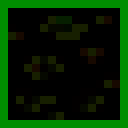
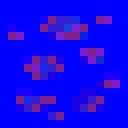
Layers edited between the first and the second 128 × 128 image:
painted on "hi" (1st of 3) over [8, 16, 120, 120]
painted on "mid" (1st of 3) over [24, 16, 96, 120]
painted on "low" (1st of 2) over [8, 16, 120, 112]
removed layer "Layer 1" over [0, 0, 128, 128]
hid "border", opacity 95% → 90%, painted on it over [0, 0, 128, 128]
showed "hi" (2nd of 3), opacity 100% → 20%, painted on it over [0, 0, 128, 128]
"mid" (2nd of 3): opacity 45% → 20%, painted on it over [8, 16, 112, 120]
"lo": opacity 25% → 20%, painted on it over [16, 16, 120, 120]
removed layer "e_base" over [0, 0, 128, 128]
painted on "r_base" over [0, 0, 128, 128]
